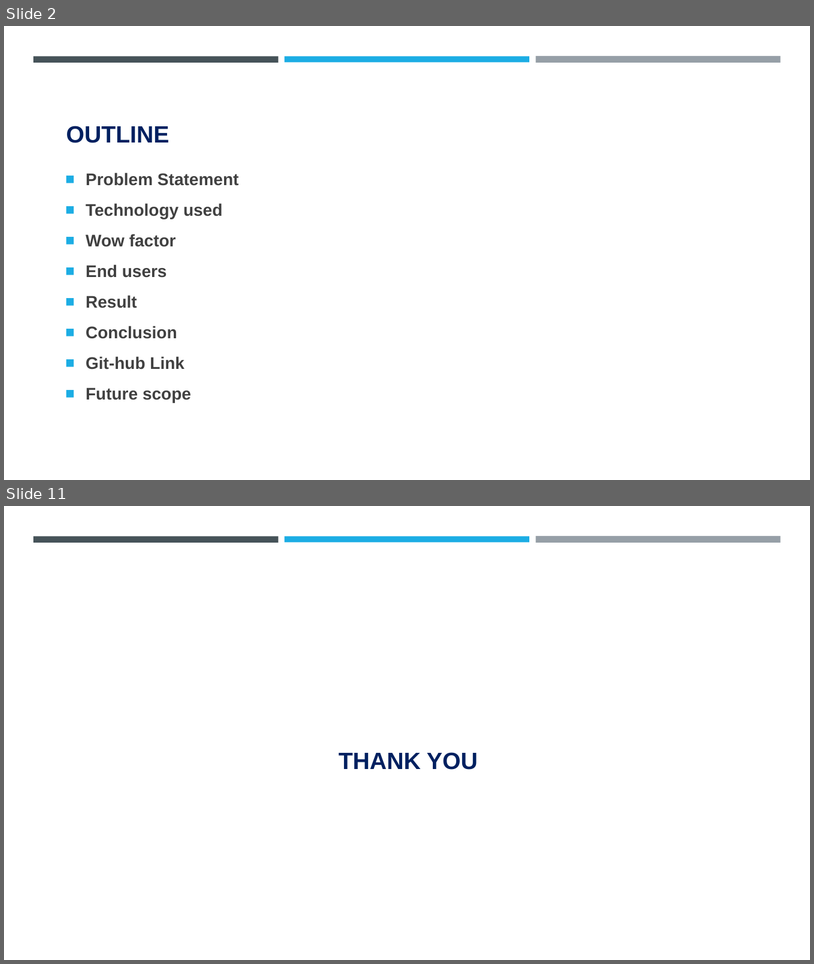
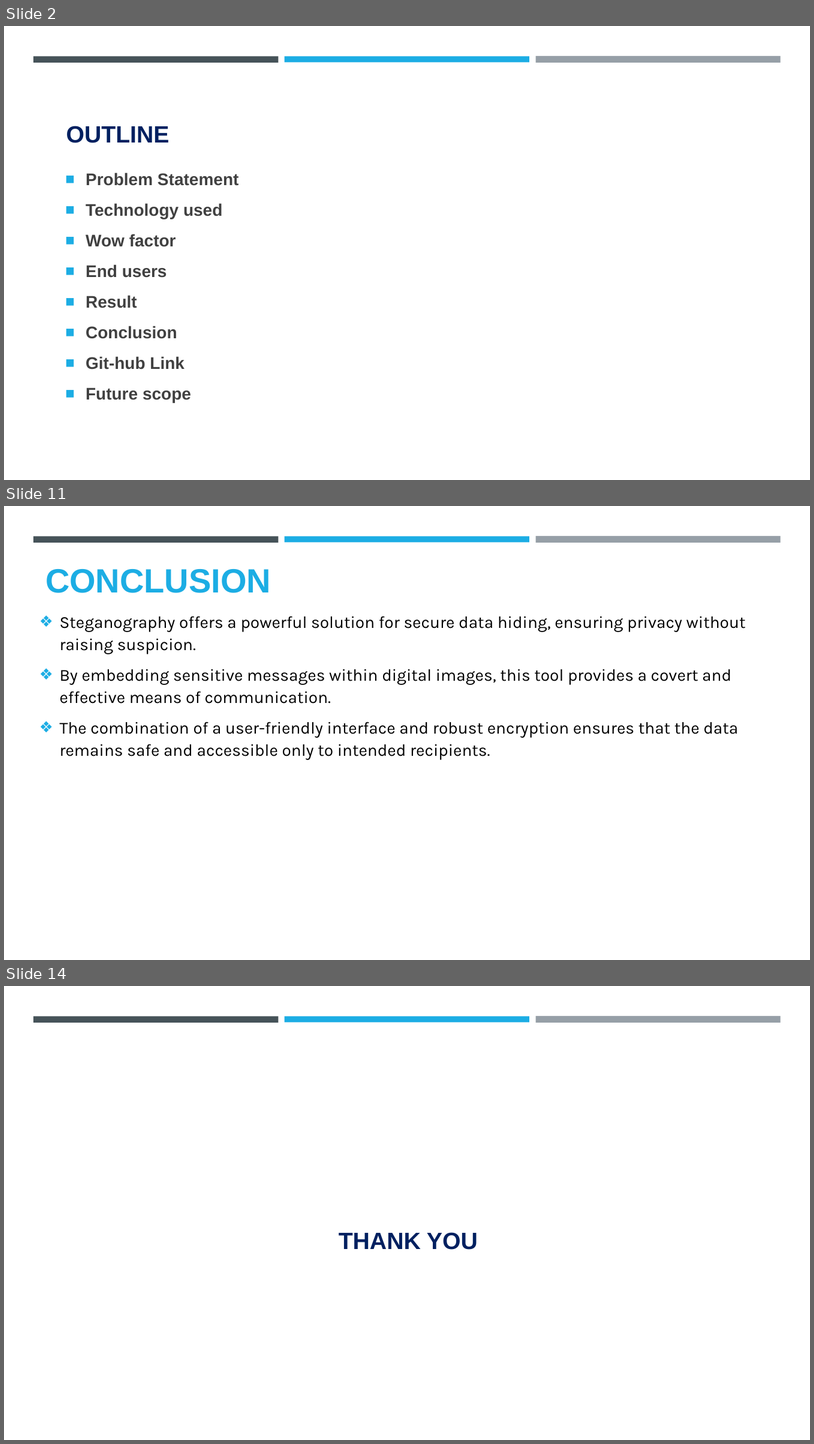
Before and after one commit to AniketDohale/Steganography, a slide deck: AICTE PPT Template.pptx. Shown one above the other, each under a label of ours: slides 2 and 11 before the commit, slides 2, 11 and 14 after it; the slides between them are not shown. The pictures are 814x964 and 814x1444 pixels, drawn with LibreOffice and Linux fonts; fonts in the diff are those of the drawing; background and template pictures are left out. Boxes give left, top, right and bottom in pixels: in the first picture for what was removed or moved away, otherwise in the second. Text is boxed around its words. In the diff, an @@ line names an element or a change of style, - is before the commit and + after.

```diff
--- a/AICTE PPT Template.pptx
+++ b/AICTE PPT Template.pptx
@@ slide 11 added at [4, 506, 810, 960], background #FFFFFF; not listed: 3 template elements that a slide beside it also shows @@
@@ text added at [45, 569, 271, 593], 40 pt, text #1CADE4, bold @@
+CONCLUSION
@@ text added at [60, 616, 746, 760], 20 pt, text #000000 @@
+❖ Steganography offers a powerful solution for secure data hiding, ensuring privacy without raising suspicion.
+❖ By embedding sensitive messages within digital images, this tool provides a covert and effective means of communication.
+❖ The combination of a user-friendly interface and robust encryption ensures that the data remains safe and accessible only to intended recipients.
@@ what was slide 11 is now slide 14 @@
```
Also in this commit, not shown: 1 slide changed, 9 other slides added, 7 slides removed, 5 other files.
